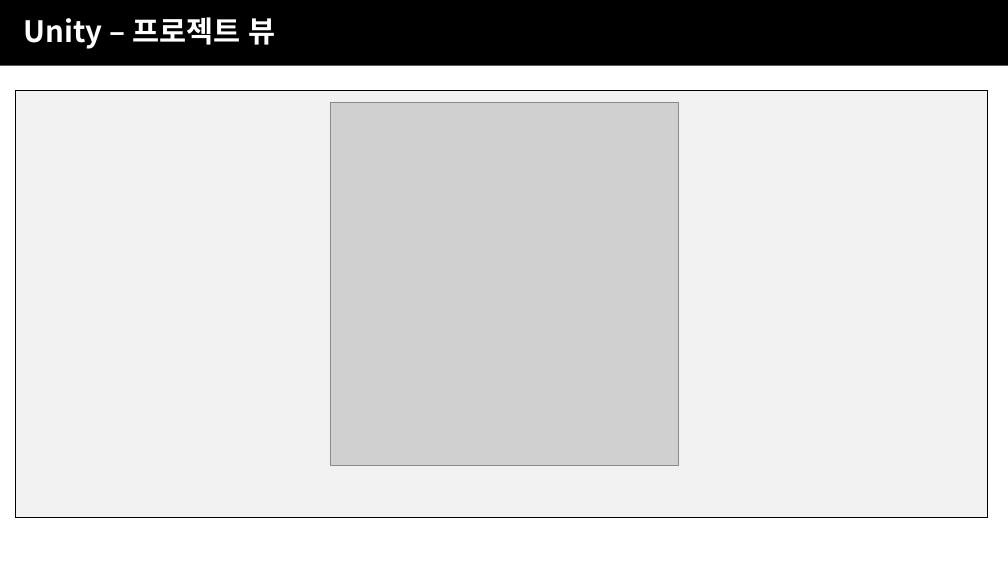
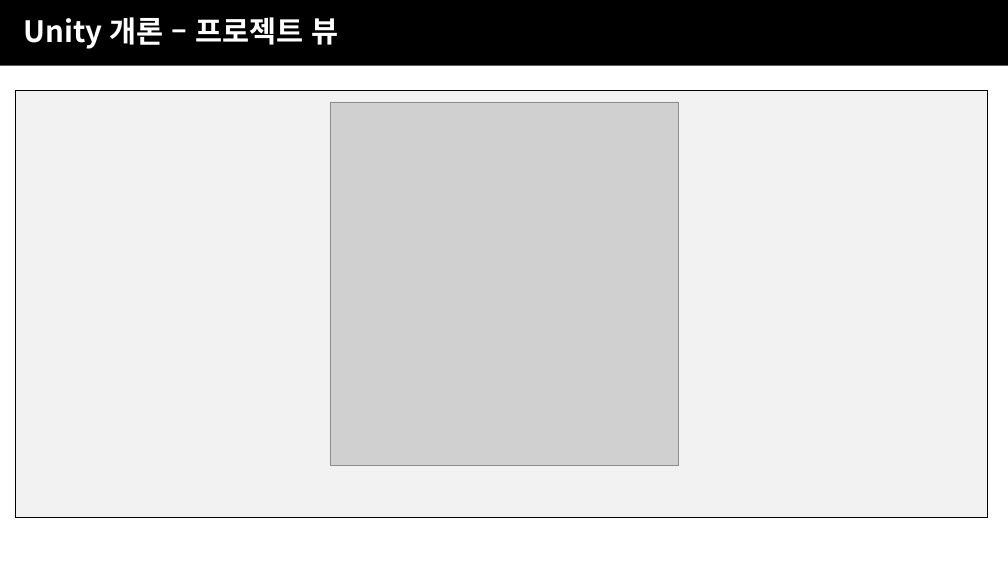
Before and after one commit to JJaery/SBSGameAcademy3, a slide deck: slide 12 of 4주차/SBS게임아카데미_UNITY주말4개월_4주차(유니티).pptx. Drawn at 1008x567 pixels with LibreOffice and Linux fonts; fonts in the diff are those of the drawing; grey boxes stand for pictures; background and template pictures are left out. Boxes give left, top, right and bottom in pixels: in the first picture for what was removed or moved away, otherwise in the second. Text is boxed around its words. In the diff, an @@ line names an element or a change of style, - is before the commit and + after.

```diff
--- a/4주차/SBS게임아카데미_UNITY주말4개월_4주차(유니티).pptx
+++ b/4주차/SBS게임아카데미_UNITY주말4개월_4주차(유니티).pptx
@@ text at [24,17,339,49]: text changed @@
-Unity – 프로젝트 뷰
+Unity 개론 – 프로젝트 뷰
```
Also in this commit, not shown: 7 other slides changed, 3 slides added, 8 other files.
